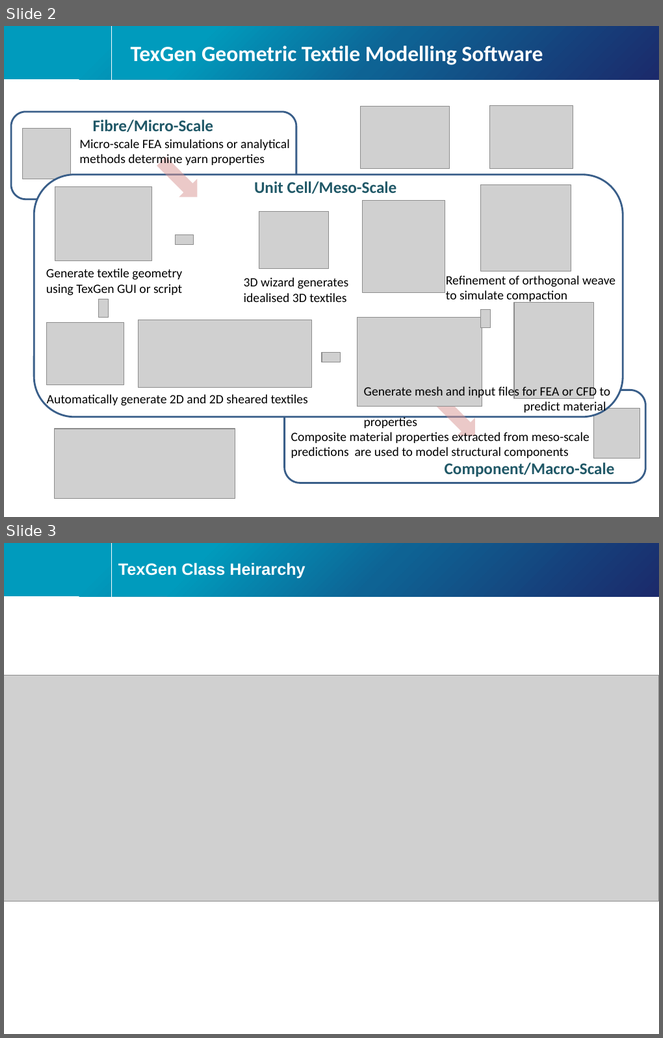
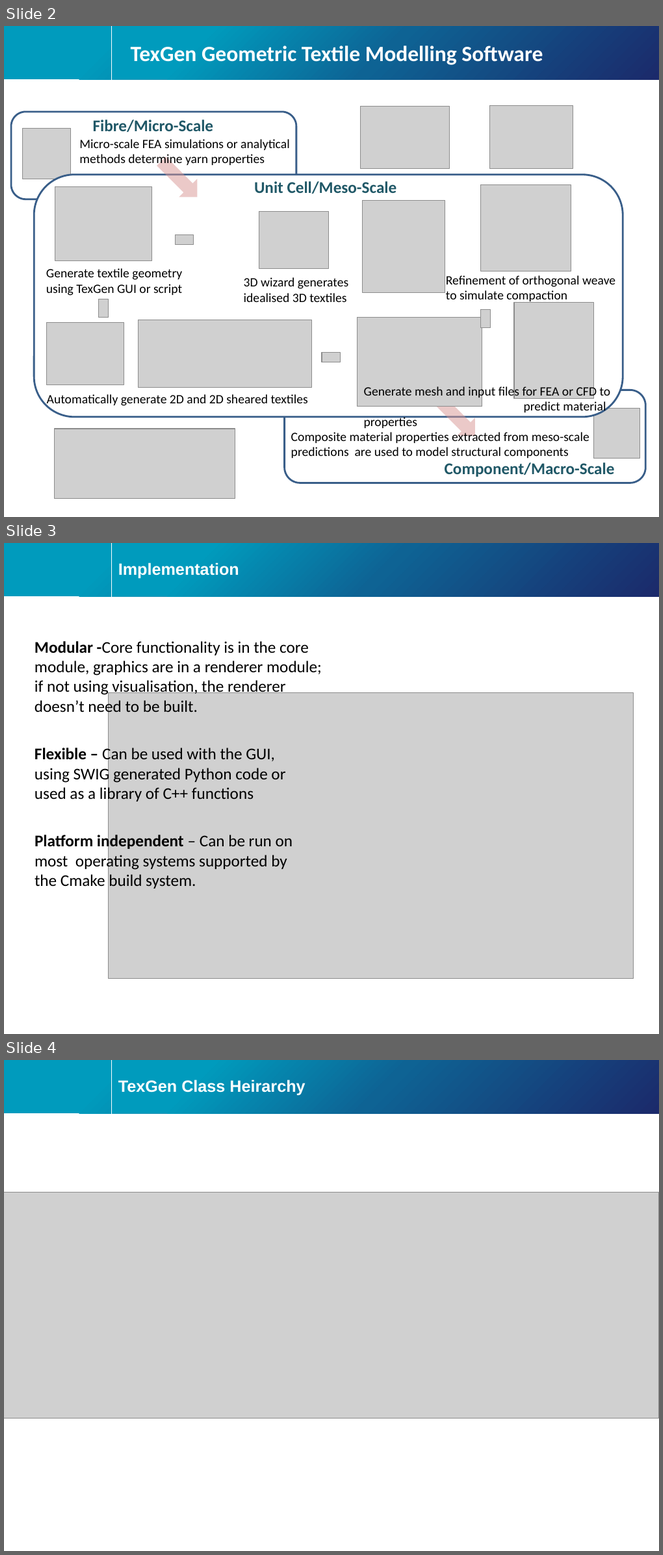
Before and after one commit to louisepb/ICMAC2018-Workshop, a slide deck: ICMAC TexGen workshop 2018.pptx. Shown one above the other, each under a label of ours: slides 2 and 3 before the commit, slides 2, 3 and 4 after it. The pictures are 663x1038 and 663x1555 pixels, drawn with LibreOffice and Linux fonts; fonts in the diff are those of the drawing; grey boxes stand for pictures; background and template pictures are left out. Boxes give left, top, right and bottom in pixels: in the first picture for what was removed or moved away, otherwise in the second. Text is boxed around its words. In the diff, an @@ line names an element or a change of style, - is before the commit and + after.

```diff
--- a/ICMAC TexGen workshop 2018.pptx
+++ b/ICMAC TexGen workshop 2018.pptx
@@ slide 3 added at (x1=4, y1=543, x2=659, y2=1034), background #FFFFFF; not listed: 4 template elements that a slide beside it also shows @@
@@ title added at (x1=118, y1=563, x2=239, y2=579), 18 pt, text #FFFFFF, bold @@
+Implementation
@@ text added at (x1=35, y1=641, x2=322, y2=716), 18 pt, text #000000 @@
+Modular -Core functionality is in the core module, graphics are in a renderer module; if not using visualisation, the renderer doesn’t need to be built.
@@ picture added at (x1=109, y1=693, x2=634, y2=979) @@
@@ text added at (x1=35, y1=746, x2=285, y2=803), 18 pt, text #000000 @@
+Flexible – Can be used with the GUI, using SWIG generated Python code or used as a library of C++ functions
@@ text added at (x1=35, y1=834, x2=293, y2=889), 18 pt, text #000000 @@
+Platform independent – Can be run on most operating systems supported by the Cmake build system.
@@ what was slide 3 is now slide 4 @@
```
Also in this commit, not shown: 5 other slides added, 1 other file.
